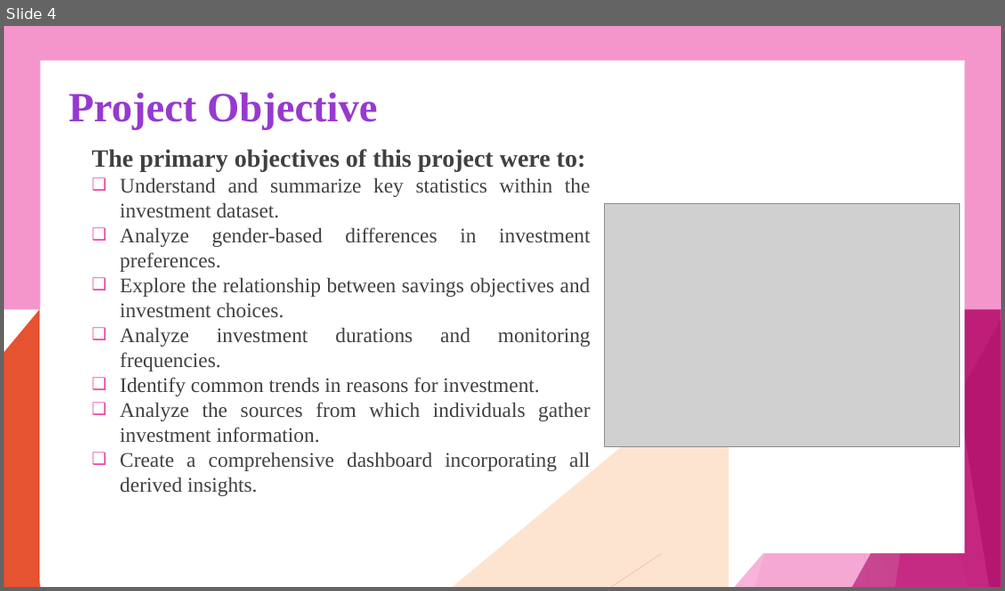
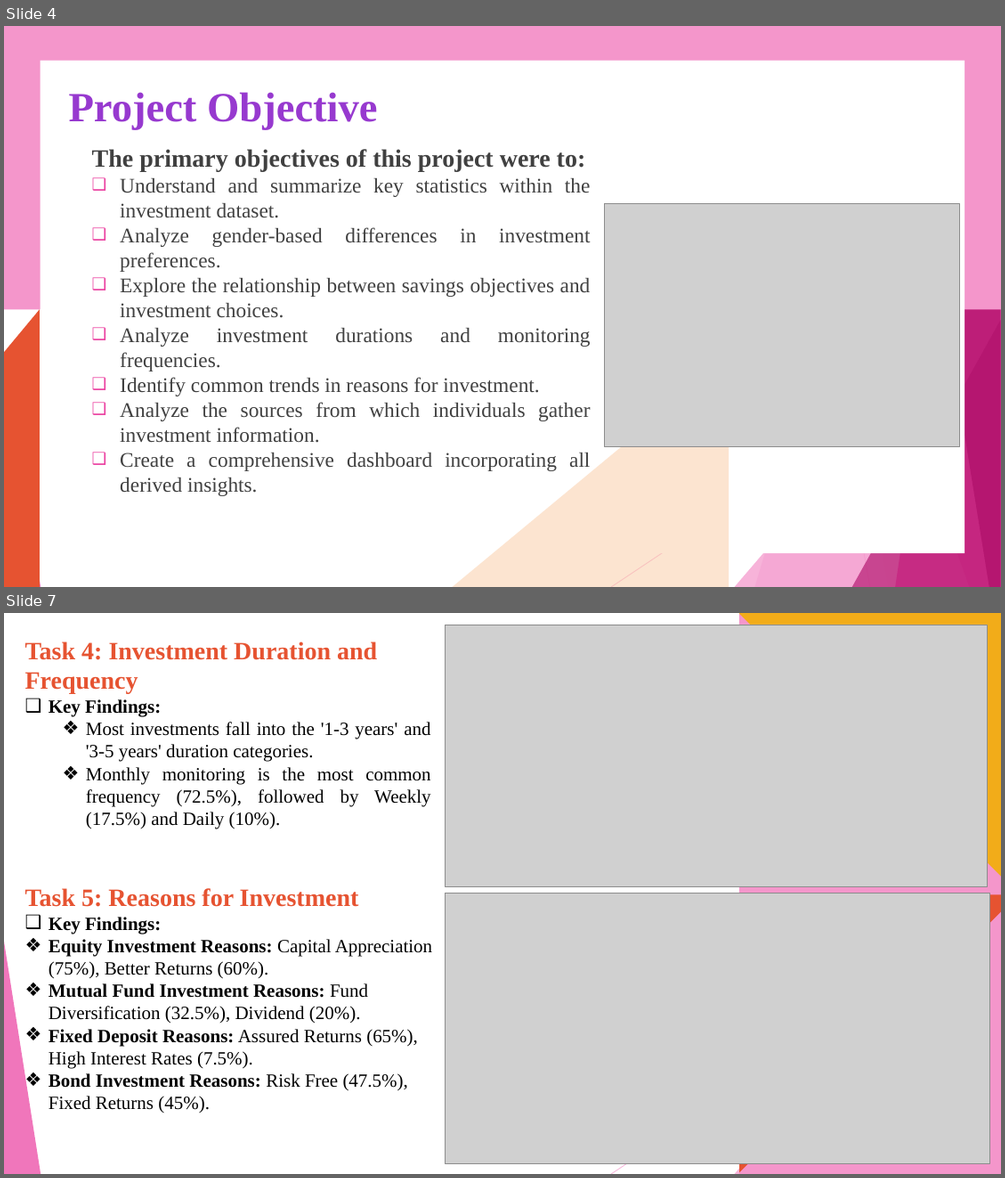
Before and after one commit to Paromita23/InLighn_Tech_Internship, a slide deck: PROJECT REPORT/Investment Analysis using POWER BI project Report.pptx. Shown one above the other, each under a label of ours: slide 4 before the commit, slides 4 and 7 after it; the slides between them are not shown. The pictures are 1005x591 and 1005x1178 pixels, drawn with LibreOffice and Linux fonts; fonts in the diff are those of the drawing; grey boxes stand for pictures. Boxes give left, top, right and bottom in pixels: in the first picture for what was removed or moved away, otherwise in the second. Text is boxed around its words. In the diff, an @@ line names an element or a change of style, - is before the commit and + after.

```diff
--- a/PROJECT REPORT/Investment Analysis using POWER BI project Report.pptx
+++ b/PROJECT REPORT/Investment Analysis using POWER BI project Report.pptx
@@ slide 7 added at [4,613,1001,1174], background #FFFFFF; not listed: 10 template elements that a slide beside it also shows @@
@@ picture added at [445,625,987,887] @@
@@ freeform shape added at [739,613,1001,894], fill #F2AC19 @@
@@ freeform shape added at [739,614,1001,895], fill #F496CB @@
@@ text added at [25,641,431,829], 18 pt, text #000000 @@
+Task 4: Investment Duration and Frequency
+❑ Key Findings:
+  ❖ Most investments fall into the '1-3 years' and '3-5 years' duration categories.
+  ❖ Monthly monitoring is the most common frequency (72.5%), followed by Weekly (17.5%) and Daily (10%).
@@ text added at [25,888,432,1113], 18 pt, text #000000 @@
+Task 5: Reasons for Investment
+❑ Key Findings:
+❖ Equity Investment Reasons: Capital Appreciation (75%), Better Returns (60%).
+❖ Mutual Fund Investment Reasons: Fund Diversification (32.5%), Dividend (20%).
+❖ Fixed Deposit Reasons: Assured Returns (65%), High Interest Rates (7.5%).
+❖ Bond Investment Reasons: Risk Free (47.5%), Fixed Returns (45%).
@@ picture added at [445,892,989,1163] @@
@@ freeform shape added at [739,893,1001,1174], fill #E65331 @@
@@ freeform shape added at [739,912,1001,1174], fill #F496CB @@
```
Also in this commit, not shown: 1 slide changed, 7 other slides added, 8 slides removed.
